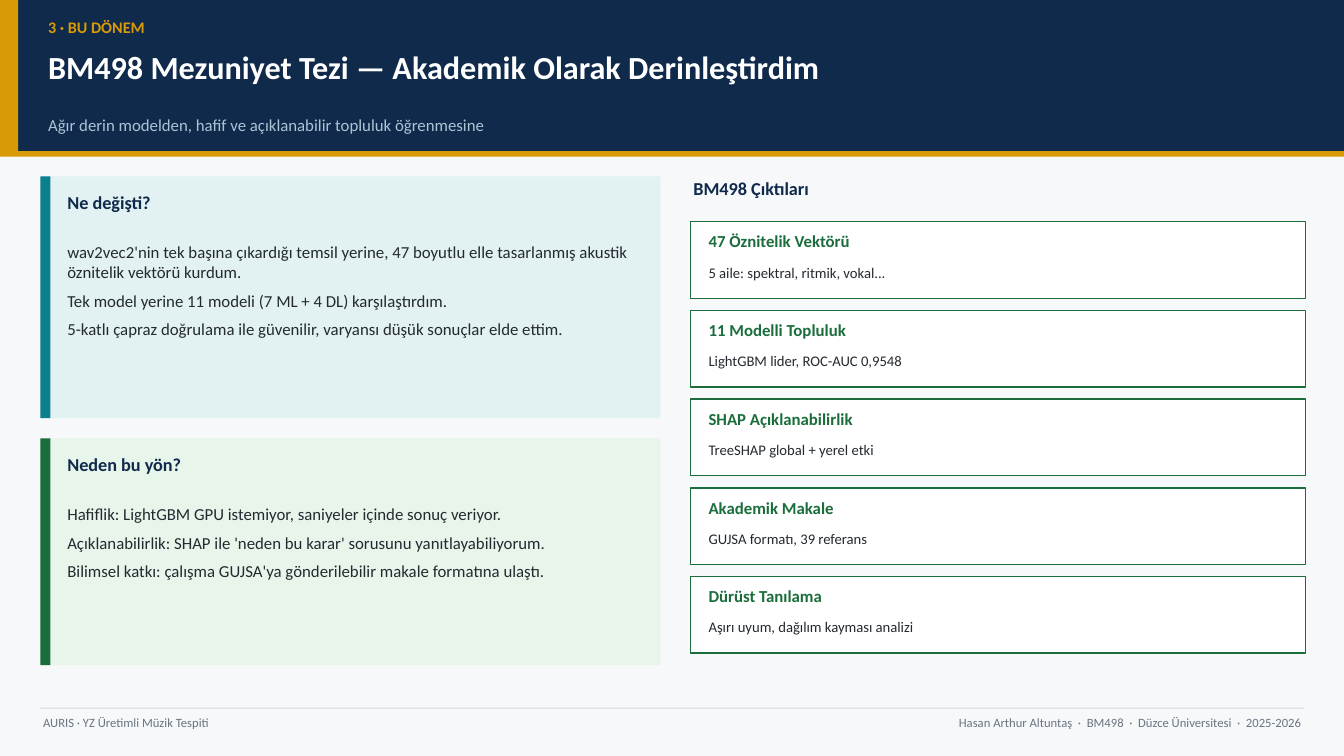
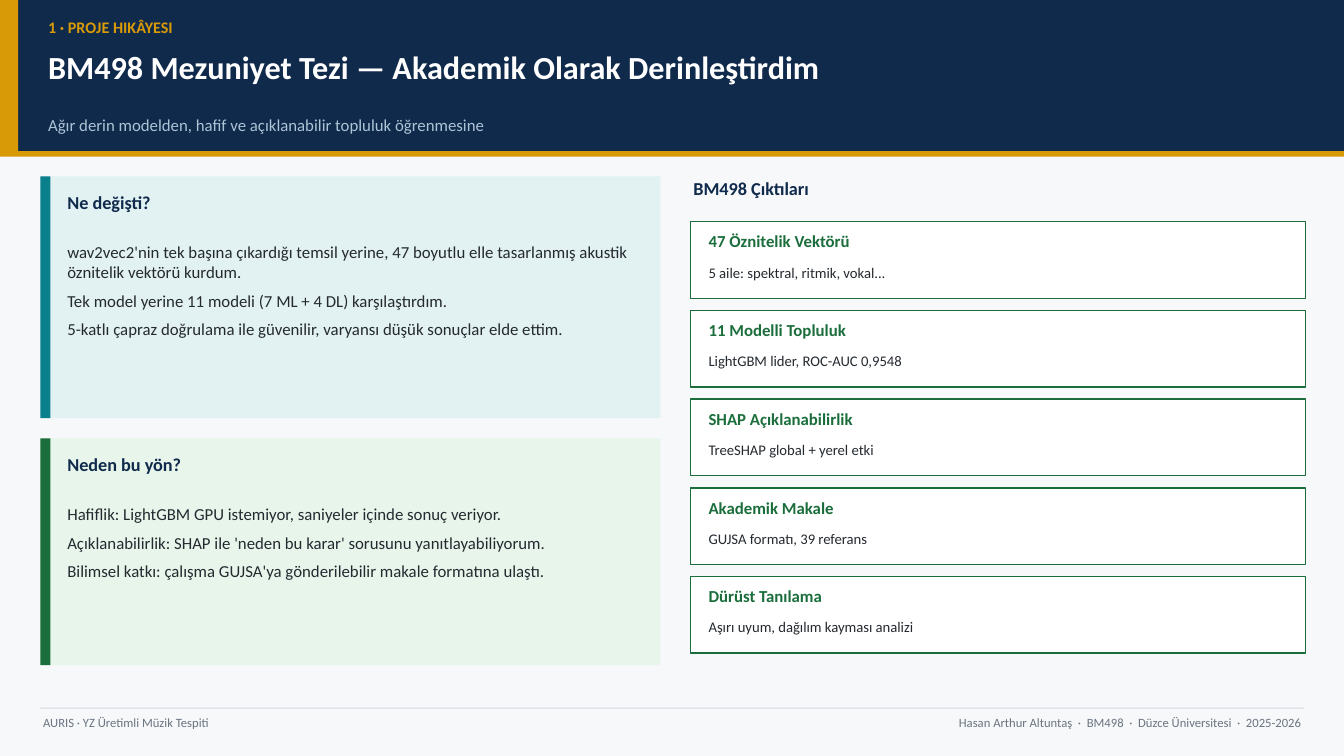
Before and after one commit to Rtur2003/CrownCode, a slide deck: slide 6 of docs/academic/TeslimEdilecekler/Sunumlar/AURIS_Genel_Tanitim_Sunumu.pptx. Drawn at 1344x756 pixels with LibreOffice and Linux fonts; fonts in the diff are those of the drawing. Boxes give left, top, right and bottom in pixels: in the first picture for what was removed or moved away, otherwise in the second. Text is boxed around its words. In the diff, an @@ line names an element or a change of style, - is before the commit and + after.

```diff
--- a/docs/academic/TeslimEdilecekler/Sunumlar/AURIS_Genel_Tanitim_Sunumu.pptx
+++ b/docs/academic/TeslimEdilecekler/Sunumlar/AURIS_Genel_Tanitim_Sunumu.pptx
@@ text at (48, 20, 173, 33): text changed @@
-3 · BU DÖNEM
+1 · PROJE HIKÂYESI
```
Also in this commit, not shown: 17 other slides changed, 1 other file.
